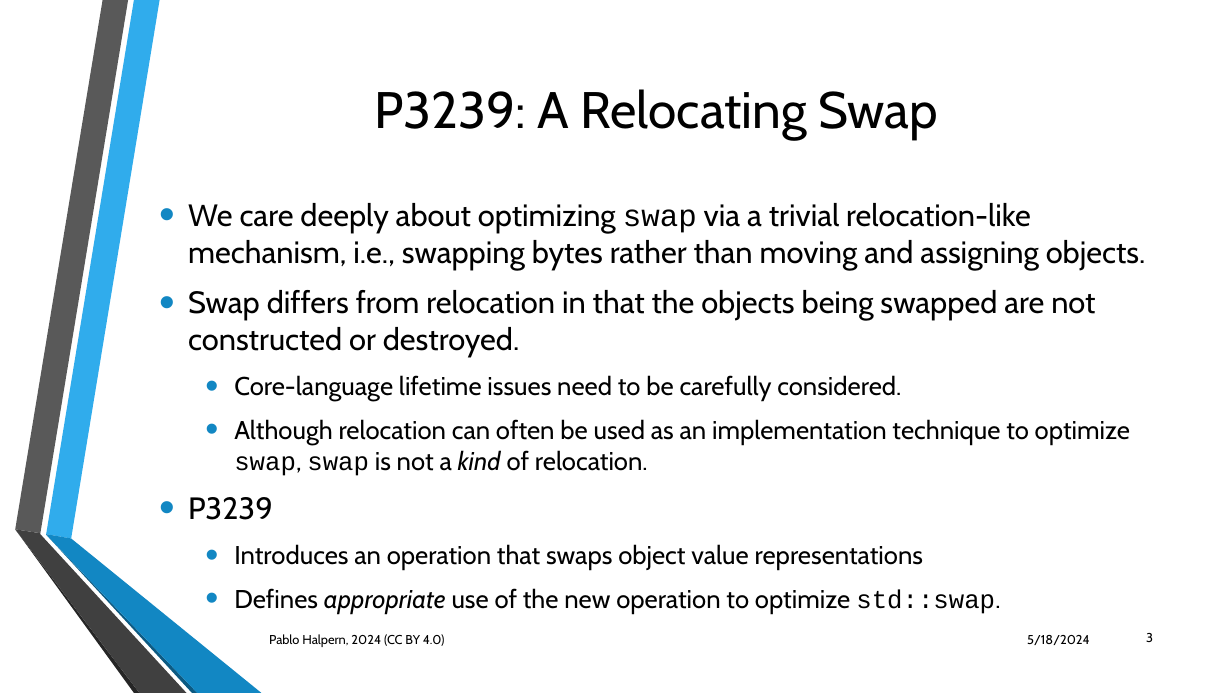
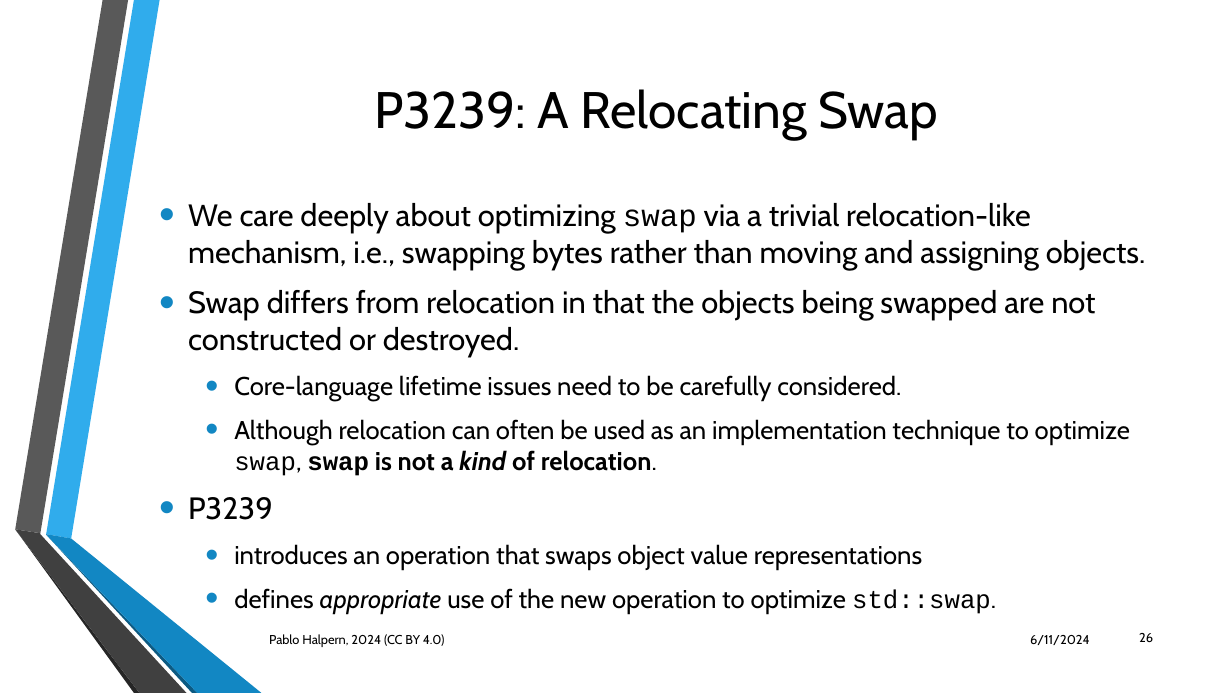
Before and after one commit to phalpern/WG21-halpern, a slide deck: slide 26 of relocate/Trivial Relocation - St. Louis 06-2024.pptx (slide 3 before the commit). Drawn at 1232x693 pixels with LibreOffice and Linux fonts; fonts in the diff are those of the drawing; background and template pictures are left out. Boxes give left, top, right and bottom in pixels: in the first picture for what was removed or moved away, otherwise in the second. Text is boxed around its words. In the diff, an @@ line names an element or a change of style, - is before the commit and + after.

Commit message:
First draft of Trivial Relocation presentation

```diff
--- a/relocate/Trivial Relocation - St. Louis 06-2024.pptx
+++ b/relocate/Trivial Relocation - St. Louis 06-2024.pptx
@@ text at (x1=234, y1=419, x2=1130, y2=476): bold on in "swap is not a kind of relocation." @@
@@ text at (x1=234, y1=544, x2=996, y2=614): text changed @@
-  • Introduces an operation that swaps object value representations
-  • Defines appropriate use of the new operation to optimize std::swap.
+  • introduces an operation that swaps object value representations
+  • defines appropriate use of the new operation to optimize std::swap.
@@ text at (x1=1030, y1=635, x2=1090, y2=645): text changed @@
-5/18/2024
+6/11/2024
@@ page number at (x1=1139, y1=633, x2=1153, y2=642): text changed @@
-3
+26
```
Also in this commit, not shown: 9 other slides changed, 35 slides added, 2 other files.
